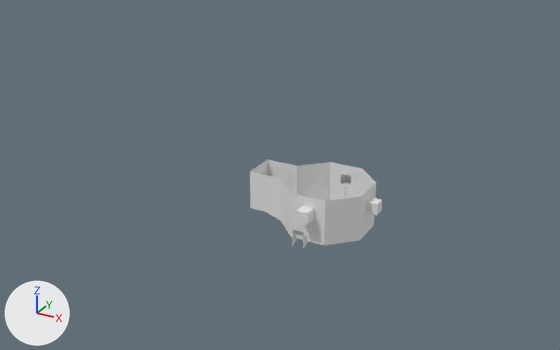
What one commit did to the OBJ model GmodClone/res/Models/Hub/Hub.obj.
Rendered twice from a 50 mm camera at (151.0, -324.0, 183.0) aimed at (-29.0, 2.0, 20.0). The axes (+X, +Y, +Z) are drawn at lower left. The lights are the same throughout. Materials are left out; every surface is plain grey. Where no turn or scale is listed for an object, it has been applied to the vertices. Vertices at the same position are counted once.

The first picture shows 'Hub'.
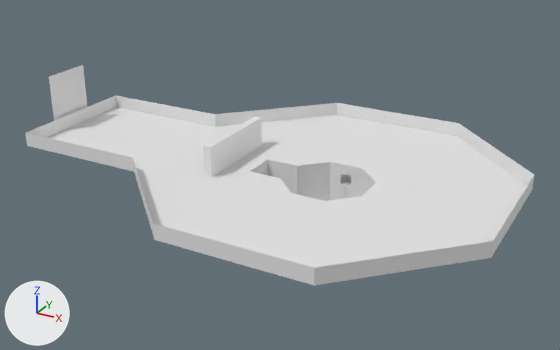
Where the change shows, as pixel boxes (x1, y1, x2, y2) in the pictures (560 x 350 px):
'Hub', reshaped (283% wider, 146% taller): before (250, 159, 382, 248); after (26, 65, 534, 285)
part 1 of me_hub, built on: before (366, 197, 382, 204); after (26, 65, 534, 285)

Patch to the scene script:
```diff
--- a/GmodClone/res/Models/Hub/Hub.obj.py
+++ b/GmodClone/res/Models/Hub/Hub.obj.py
@@ me_hub @@
 # used by ob_hub; location = (0.0, 0.0, 0.0)
-me_hub.from_pydata(...)  # 2166 vertices, 2447 faces; spans x -40.2..28.2, y -28.2..28.2, z -4.2..24.0
+me_hub.from_pydata(...)  # 2200 vertices, 2507 faces; spans x -169.0..92.2, y -92.2..92.2, z -4.2..57.4
+# me_hub part 1
+# 2 vertices are removed from x 22.2, y 3.0, z 12.5..18.5
+# 38 faces are deleted
+# 8 vertices move within x 4.0..8.1, y -8.1..7.0, z 1.3
+# 24 vertices are added at x -169.0..92.2, y -92.2..92.2, z -0.1..57.4
+# 12 new vertices lie (0.0, 0.0, 7.9) away from vertices in x -167.1..92.2, y -92.2..92.2, z 24.0
+# 98 new faces join them
```
